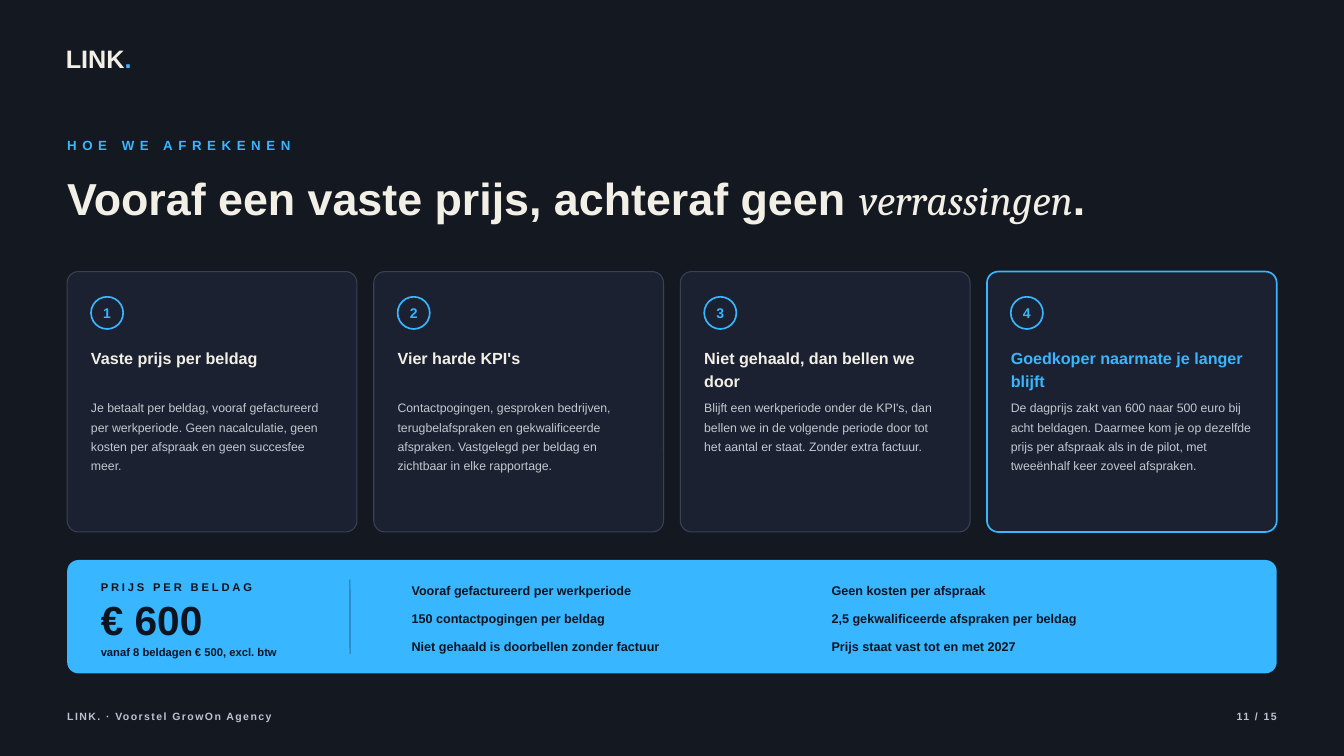
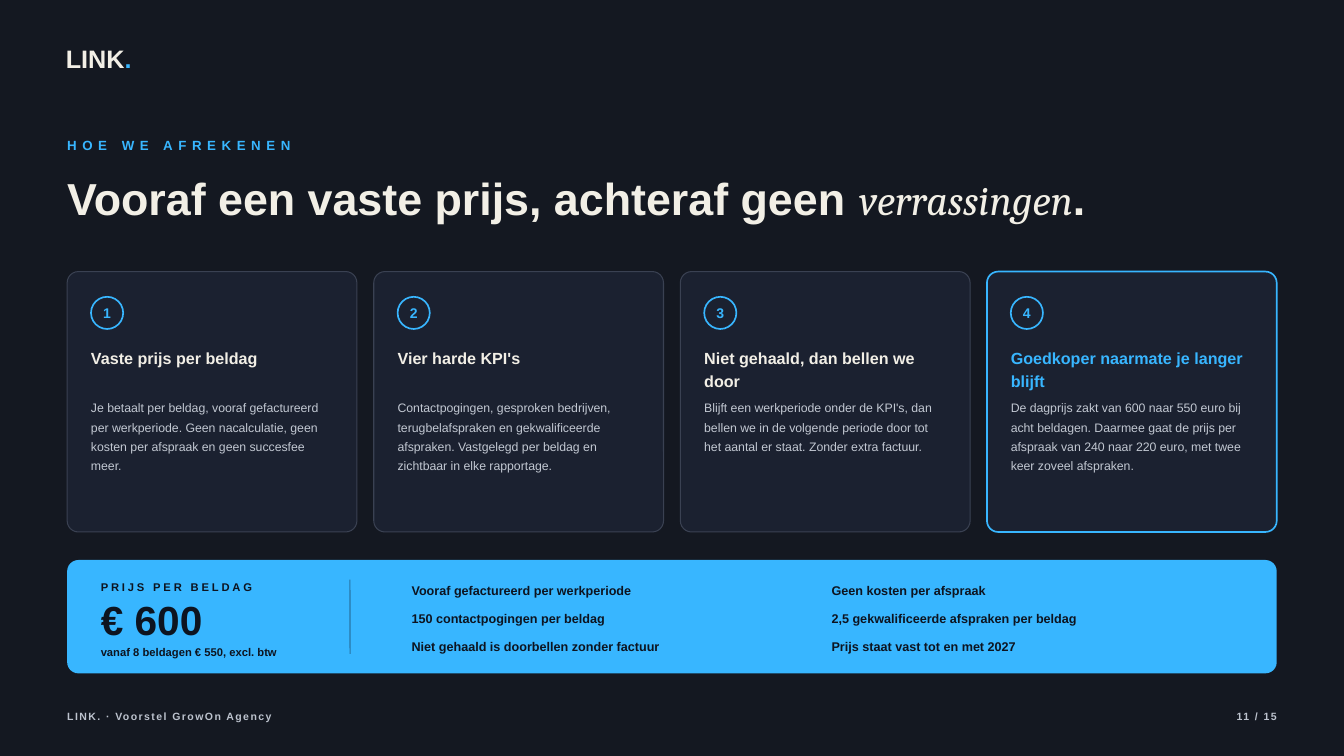
Before and after one commit to hens-lang/Test, a slide deck: slide 11 of output/LINK. voorstel GrowOn Agency.pptx. Drawn at 1344x756 pixels with LibreOffice and Linux fonts; fonts in the diff are those of the drawing; background and template pictures are left out. Boxes give left, top, right and bottom in pixels: in the first picture for what was removed or moved away, otherwise in the second. Text is boxed around its words. In the diff, an @@ line names an element or a change of style, - is before the commit and + after.

```diff
--- a/output/LINK. voorstel GrowOn Agency.pptx
+++ b/output/LINK. voorstel GrowOn Agency.pptx
@@ text at (x1=1011, y1=403, x2=1241, y2=473): text changed @@
-De dagprijs zakt van 600 naar 500 euro bij acht beldagen. Daarmee kom je op dezelfde prijs per afspraak als in de pilot, met tweeënhalf keer zoveel afspraken.
+De dagprijs zakt van 600 naar 550 euro bij acht beldagen. Daarmee gaat de prijs per afspraak van 240 naar 220 euro, met twee keer zoveel afspraken.
@@ text at (x1=101, y1=647, x2=276, y2=658): text changed @@
-vanaf 8 beldagen € 500, excl. btw
+vanaf 8 beldagen € 550, excl. btw
```
Also in this commit, not shown: 2 other slides changed, 6 other files.
